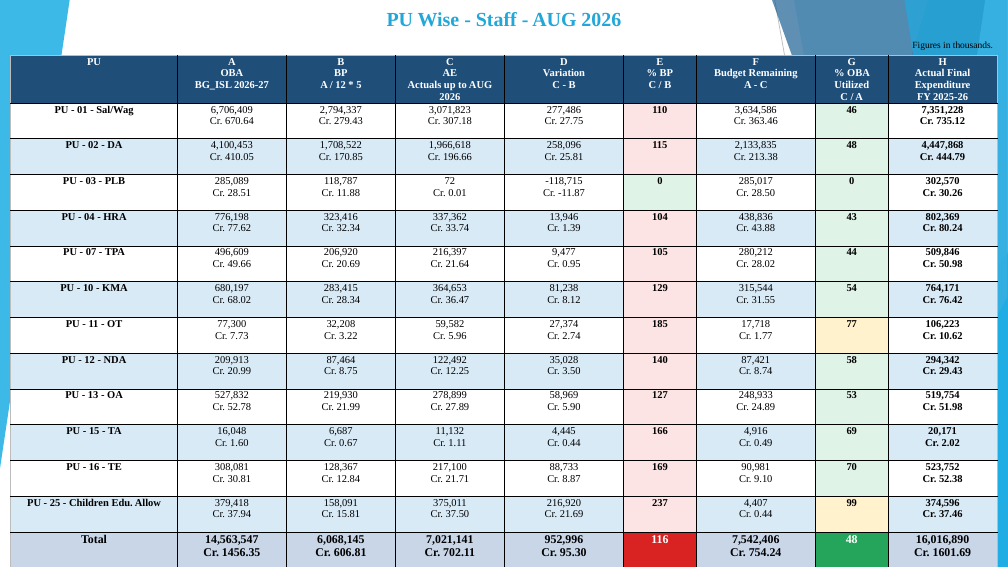
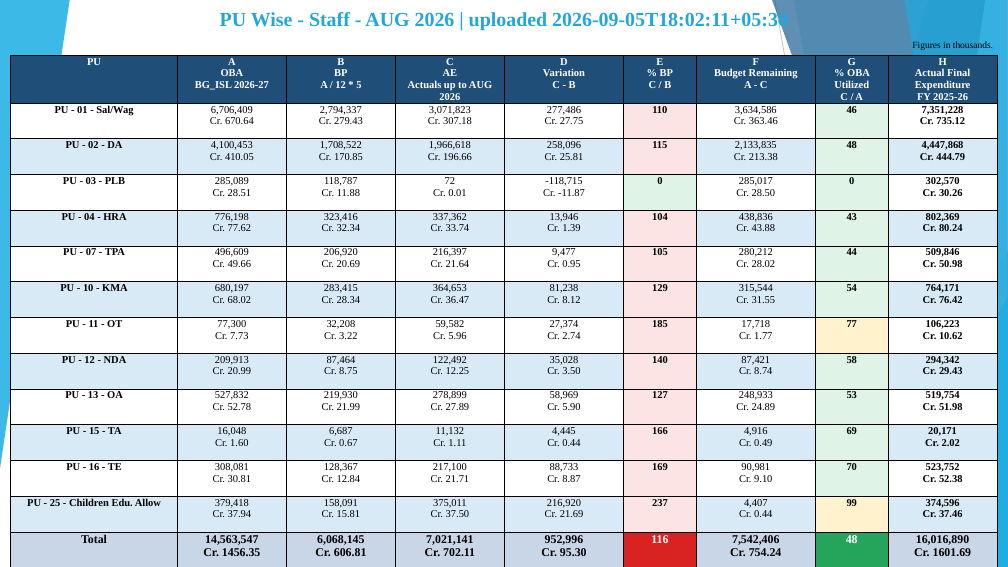
Before and after one commit to girishtiwari007/MB-BUDGET, a slide deck: slide 3 of exports/Moradabad_Division_DRM_Budget_FR_Analysis.pptx. Drawn at 1008x567 pixels with LibreOffice and Linux fonts; fonts in the diff are those of the drawing. Boxes give left, top, right and bottom in pixels: in the first picture for what was removed or moved away, otherwise in the second. Text is boxed around its words. In the diff, an @@ line names an element or a change of style, - is before the commit and + after.

```diff
--- a/exports/Moradabad_Division_DRM_Budget_FR_Analysis.pptx
+++ b/exports/Moradabad_Division_DRM_Budget_FR_Analysis.pptx
@@ text at <box>220,11,788,31</box>: text changed @@
-PU Wise - Staff - AUG 2026
+PU Wise - Staff - AUG 2026 | uploaded 2026-09-05T18:02:11+05:30
@@ table: place and size @@
-table at <box>11,55,997,567</box>
+table at <box>11,55,997,560</box>
```
Also in this commit, not shown: 3 other slides changed, 17 other files.
